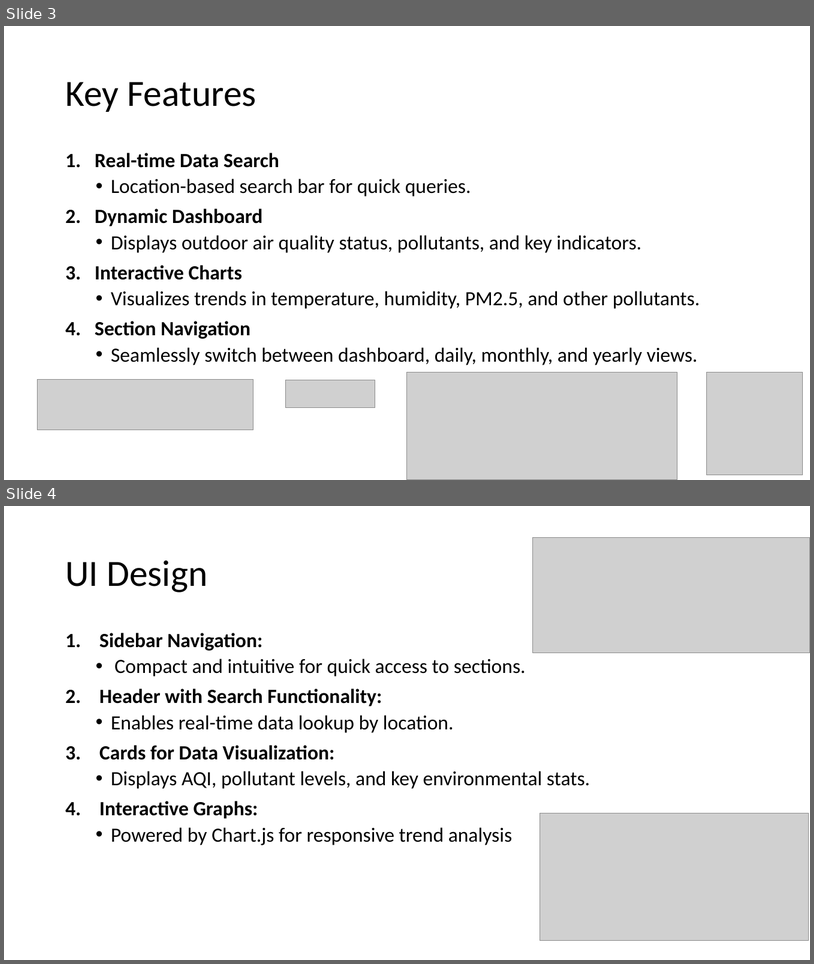
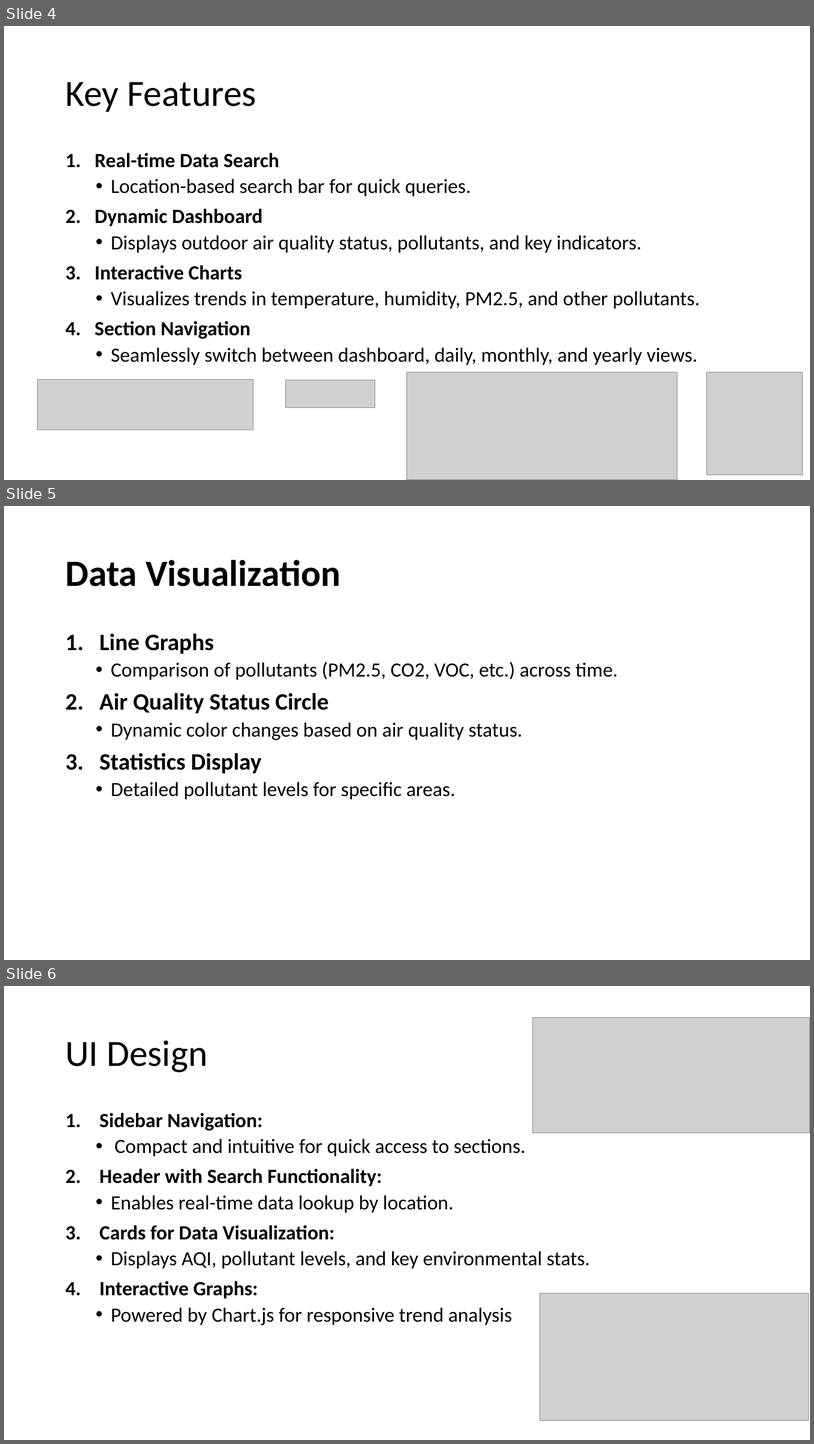
Before and after one commit to TUNMYINTMOKHAUNG/tun_myint_mo_khaung, a slide deck: Web Design Assignment.pptx. Shown one above the other, each under a label of ours: slides 3 and 4 before the commit, slides 4, 5 and 6 after it. The pictures are 814x964 and 814x1444 pixels, drawn with LibreOffice and Linux fonts; fonts in the diff are those of the drawing; grey boxes stand for pictures. Boxes give left, top, right and bottom in pixels: in the first picture for what was removed or moved away, otherwise in the second. Text is boxed around its words. In the diff, an @@ line names an element or a change of style, - is before the commit and + after.

```diff
--- a/Web Design Assignment.pptx
+++ b/Web Design Assignment.pptx
@@ slide 5 added at (4,506,810,960), background #FFFFFF @@
@@ title added at (65,559,341,586), 44 pt, text #000000, bold @@
+Data Visualization
@@ text added at (99,633,618,799), 24 pt, text #000000 @@
+1. Line Graphs
+  • Comparison of pollutants (PM2.5, CO2, VOC, etc.) across time.
+2. Air Quality Status Circle
+  • Dynamic color changes based on air quality status.
+3. Statistics Display
+  • Detailed pollutant levels for specific areas.
@@ what was slide 3 is now slide 4 @@
@@ what was slide 4 is now slide 6 @@
```
Also in this commit, not shown: 1 slide changed, 2 other slides added.
